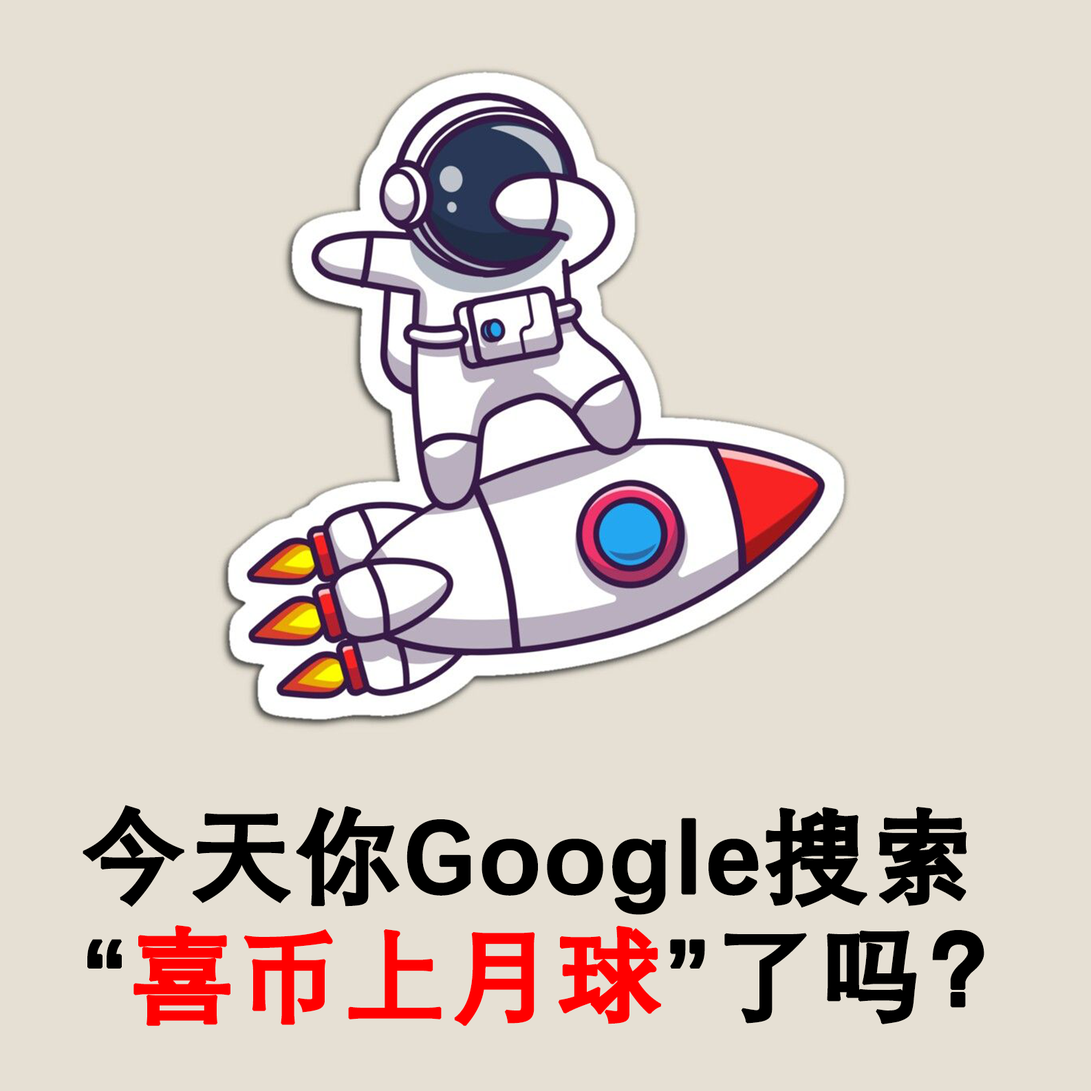
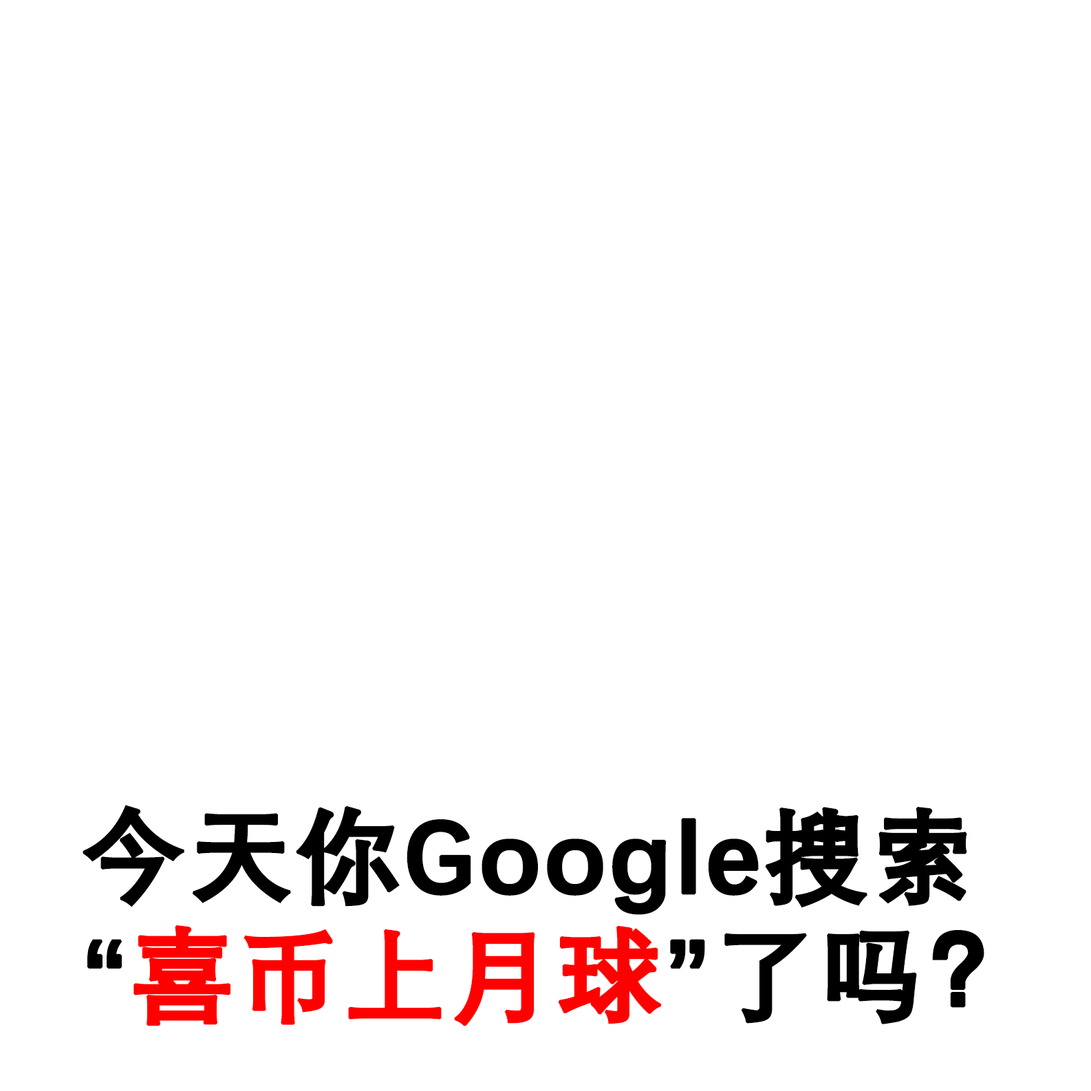
Layer changes from the first 1091×1091 image to the second:
removed layer "c4341f9384aadded5e622bcd93c11300" over left=134, top=0, right=933, bottom=799
removed layer "图层 4" over left=0, top=0, right=1091, bottom=1091
